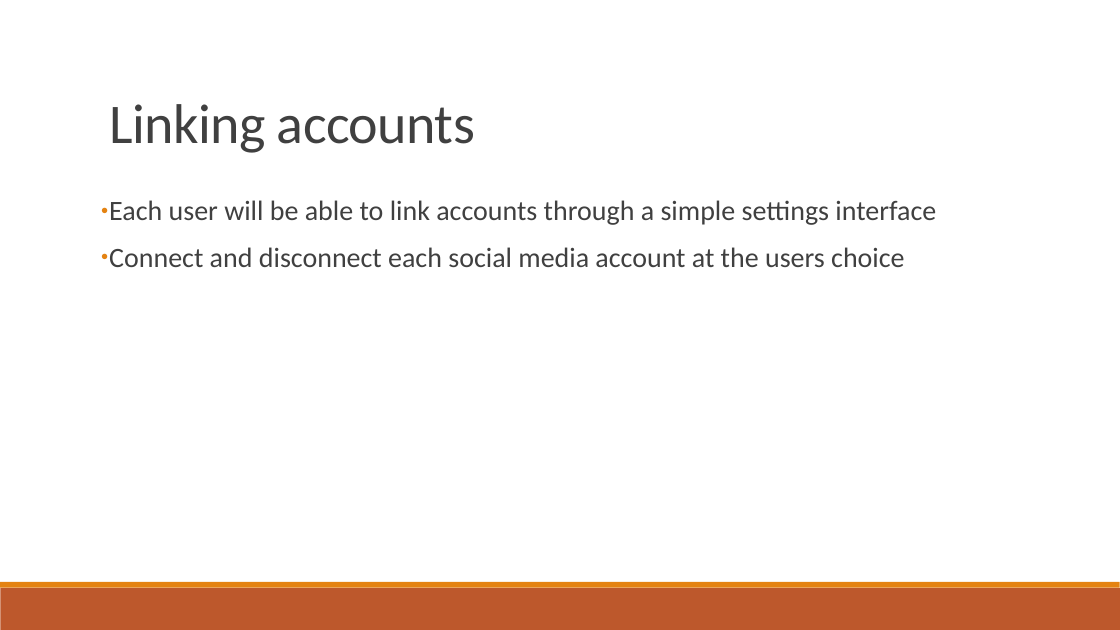
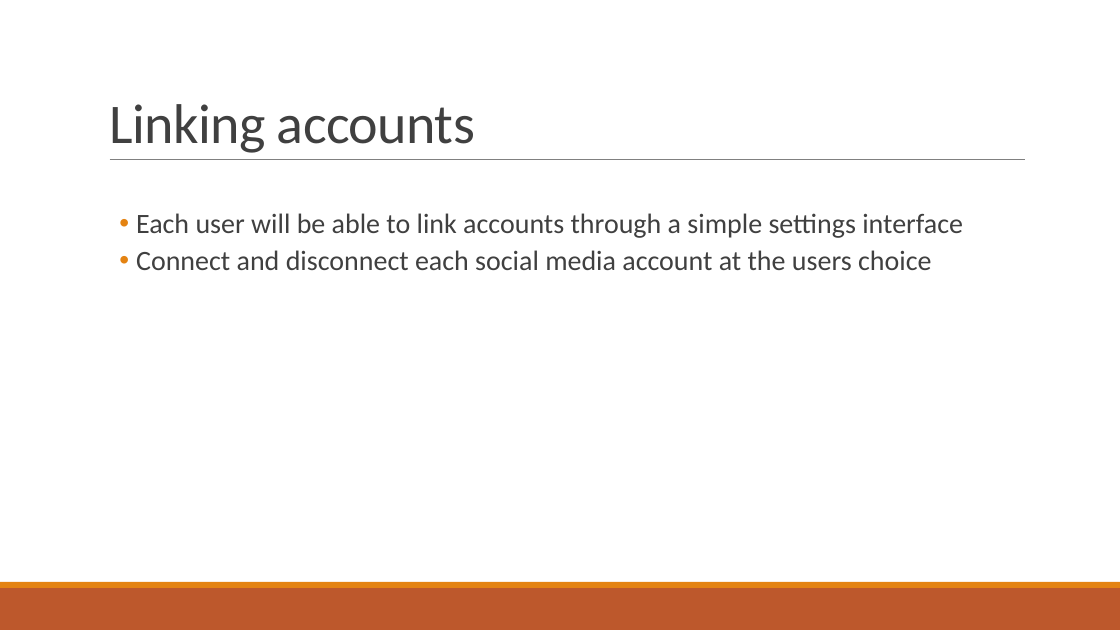
Before and after one commit to dragosthealex/roomies, a slide deck: slide 14 of resources/presentation1/final_presentation.pptx. Drawn at 1120x630 pixels with LibreOffice and Linux fonts; fonts in the diff are those of the drawing. Boxes give left, top, right and bottom in pixels: in the first picture for what was removed or moved away, otherwise in the second. Text is boxed around its words. In the diff, an @@ line names an element or a change of style, - is before the commit and + after.

```diff
--- a/resources/presentation1/final_presentation.pptx
+++ b/resources/presentation1/final_presentation.pptx
@@ line added from (110, 160) to (1026, 160), #808080 0.5 pt @@
@@ text "Each user will be able ...": place and size @@
-text "Each user will be able ..." at [109, 200, 936, 267]
+text "Each user will be able ..." at [136, 213, 963, 270]
@@ text "Each user will be able ..." at [136, 213, 963, 270]: bullet ● to •; list level 1 to 2 in "Each user will be able ..."; list level 1 to 2 in "Connect and disconnect each social ..." @@
```
Also in this commit, not shown: 19 other slides changed, 10 slides added, 4 slides removed, 4 other files.
